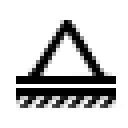
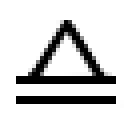
Two versions of the same layered image (128px x 128px). Layer-by-layer changes:
painted on "Fundo" over [16, 88, 116, 108]
